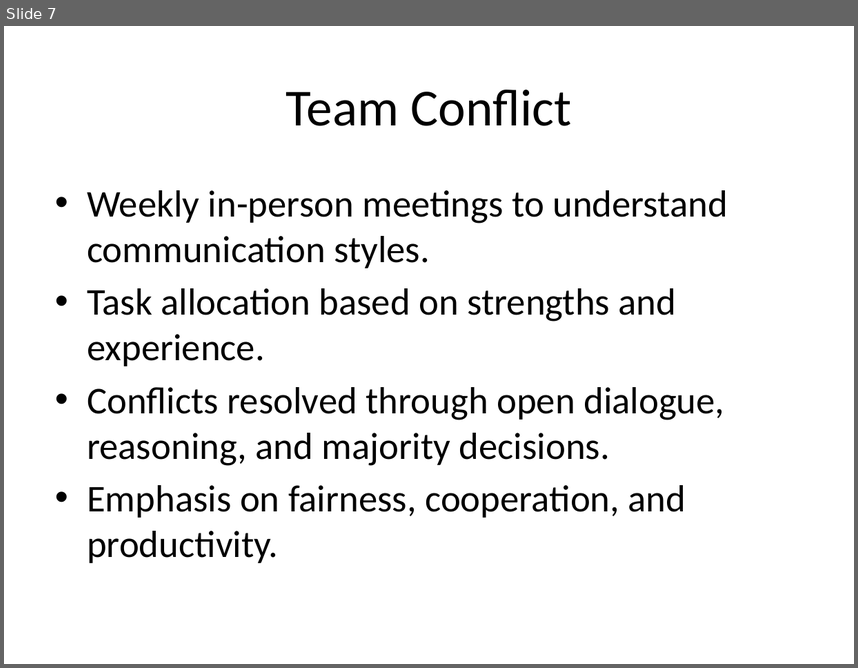
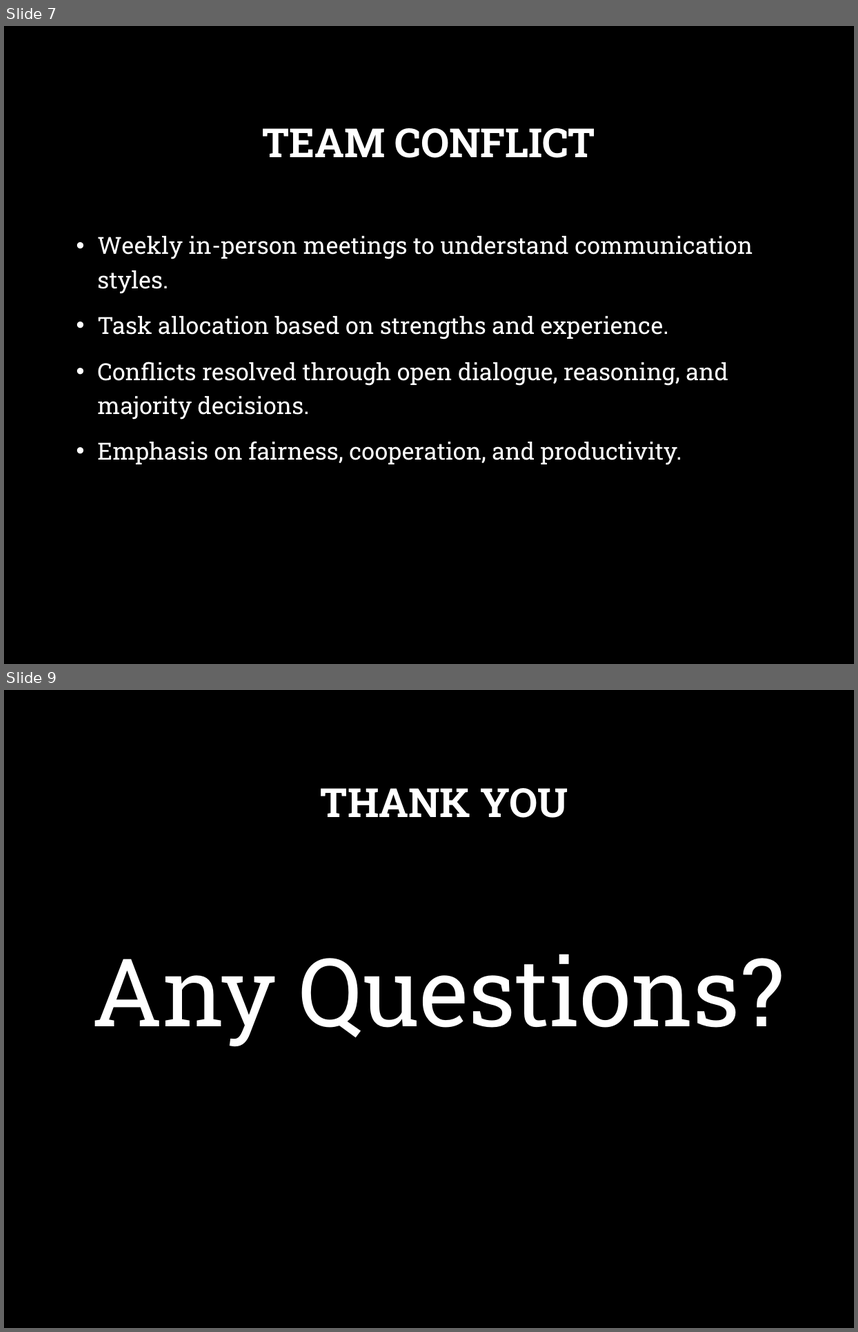
Before and after one commit to yuriiSY/Study-Buddy, a slide deck: Weekly Submissions/Week1/Project Plan.pptx. Shown one above the other, each under a label of ours: slide 7 before the commit, slides 7 and 9 after it; the slides between them are not shown. The pictures are 858x668 and 858x1332 pixels, drawn with LibreOffice and Linux fonts; fonts in the diff are those of the drawing; background and template pictures are left out. Boxes give left, top, right and bottom in pixels: in the first picture for what was removed or moved away, otherwise in the second. Text is boxed around its words. In the diff, an @@ line names an element or a change of style, - is before the commit and + after.

```diff
--- a/Weekly Submissions/Week1/Project Plan.pptx
+++ b/Weekly Submissions/Week1/Project Plan.pptx
@@ slide 9 added at bbox=[4, 690, 854, 1328], background picture (left out) @@
@@ title added at bbox=[321, 788, 568, 818], 34 pt, text #FFFFFF, bold @@
+THANK YOU
@@ text added at bbox=[92, 954, 784, 1047], 80 pt, text #FFFFFF @@
+Any Questions?
@@ slide 7 changed as well @@
@@ background #FFFFFF to picture (left out) @@
@@ title at bbox=[262, 128, 595, 158]: text changed; size 44 to 34 pt; font Calibri to Roboto Slab; text colour #000000 to #FFFFFF; bold on @@
-Team Conflict
+TEAM CONFLICT
@@ text "Weekly in-person meetings to understand ...": place and size @@
-text "Weekly in-person meetings to understand ..." at bbox=[87, 190, 728, 563]
+text "Weekly in-person meetings to understand ..." at bbox=[97, 236, 753, 465]
@@ text "Weekly in-person meetings to understand ..." at bbox=[97, 236, 753, 465]: size 32 to 20 pt, font Calibri to Roboto Slab, text colour #000000 to #FFFFFF; indent changed; line spacing 1 to 1.2; more space between paragraphs @@
```
Also in this commit, not shown: 6 other slides changed, 1 other slide added.
